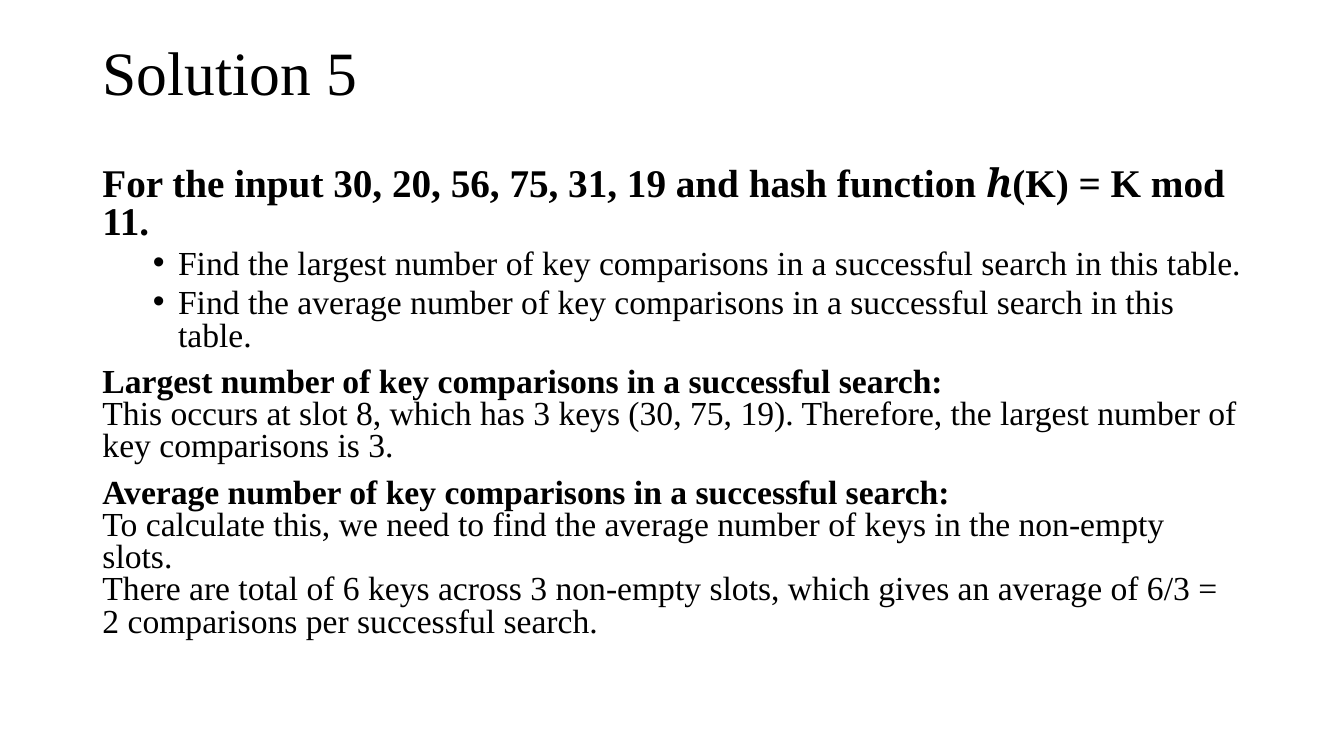
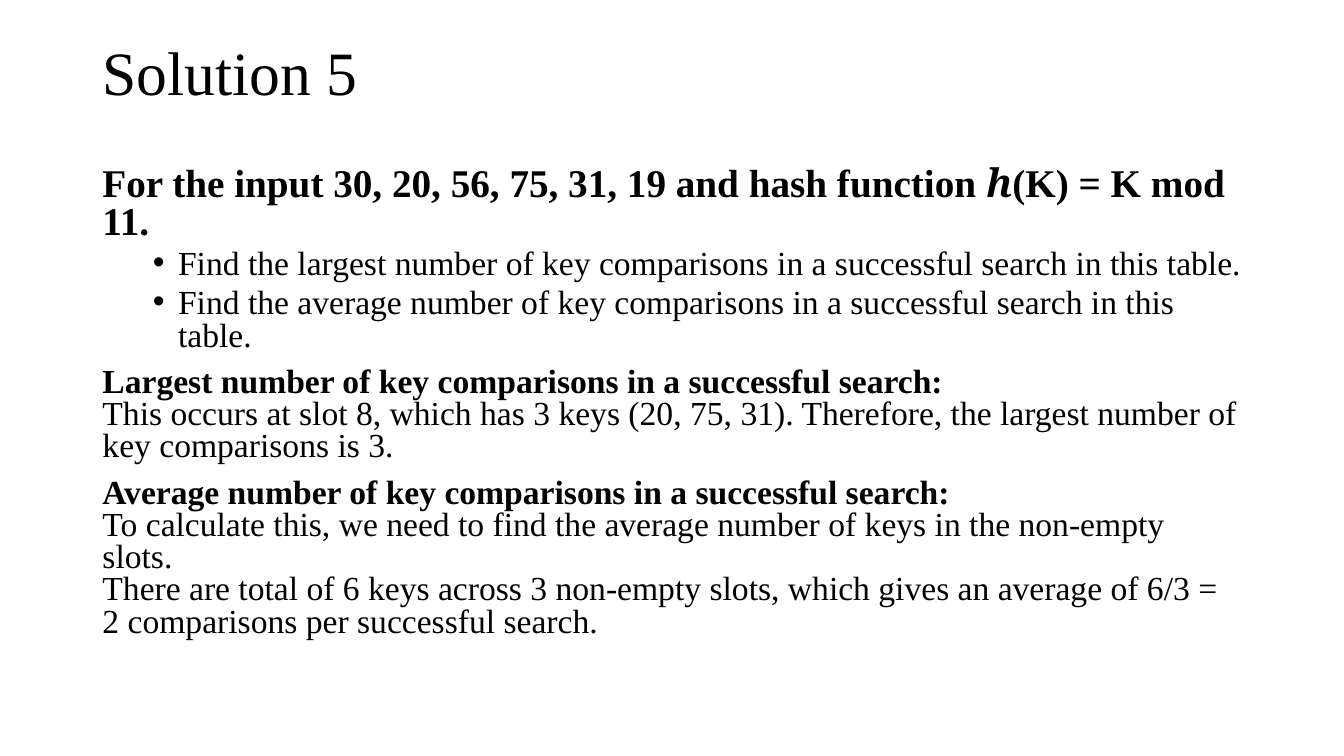
Before and after one commit to tamlhp/2801ict-public, a slide deck: slide 42 of week-7&8/problem-set/2801ict-week7&8.pptx. Drawn at 1344x756 pixels with LibreOffice and Linux fonts; fonts in the diff are those of the drawing. Boxes give left, top, right and bottom in pixels: in the first picture for what was removed or moved away, otherwise in the second. Text is boxed around its words. In the diff, an @@ line names an element or a change of style, - is before the commit and + after.

```diff
--- a/week-7&8/problem-set/2801ict-week7&8.pptx
+++ b/week-7&8/problem-set/2801ict-week7&8.pptx
@@ text at box(102, 369, 1236, 464): text changed @@
-Largest number of key comparisons in a successful search:
-This occurs at slot 8, which has 3 keys (30, 75, 19). Therefore, the largest number of key comparisons is 3.
+Largest number of key comparisons in a successful search:
+This occurs at slot 8, which has 3 keys (20, 75, 31). Therefore, the largest number of key comparisons is 3.
```
Also in this commit, not shown: 3 other slides changed.
